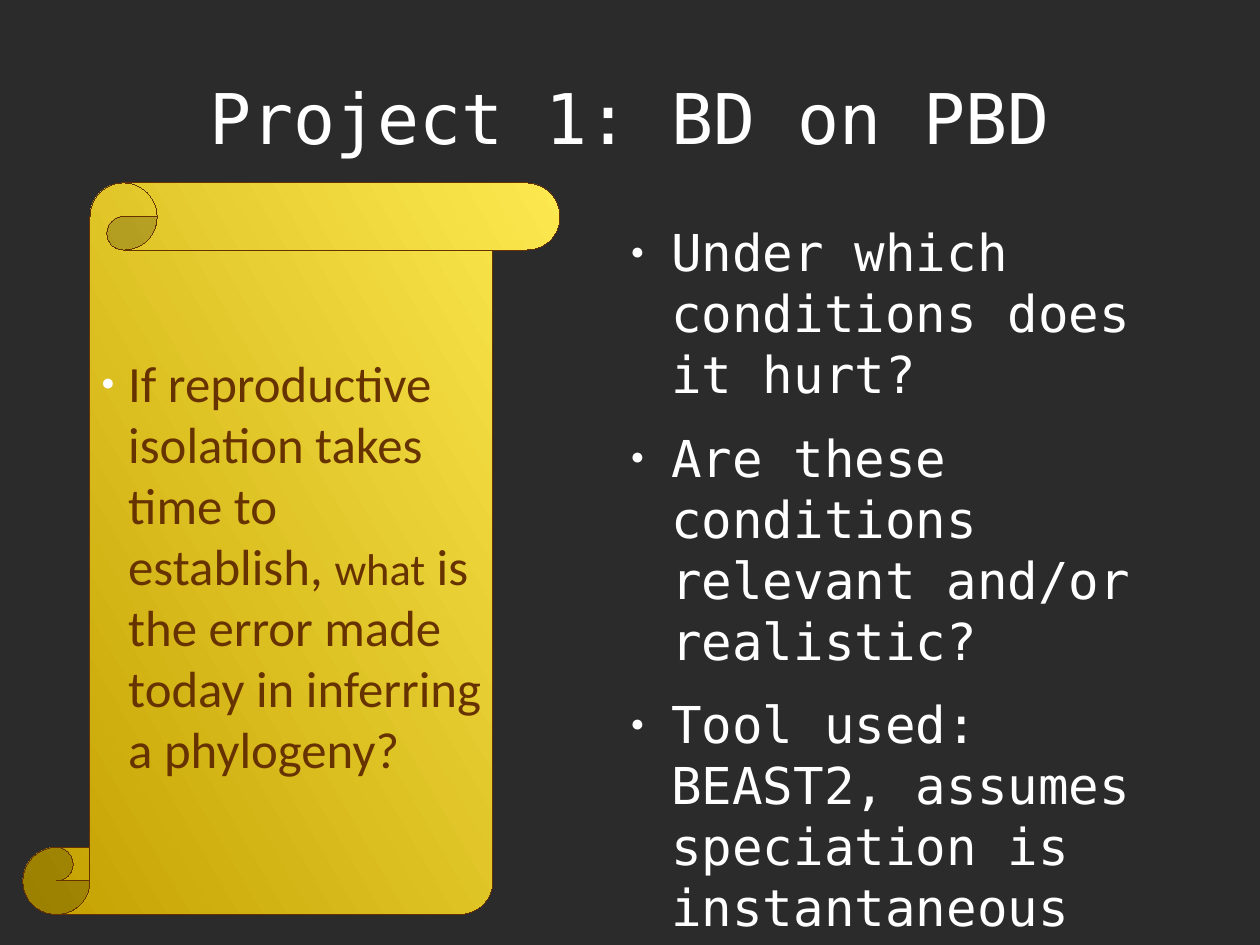
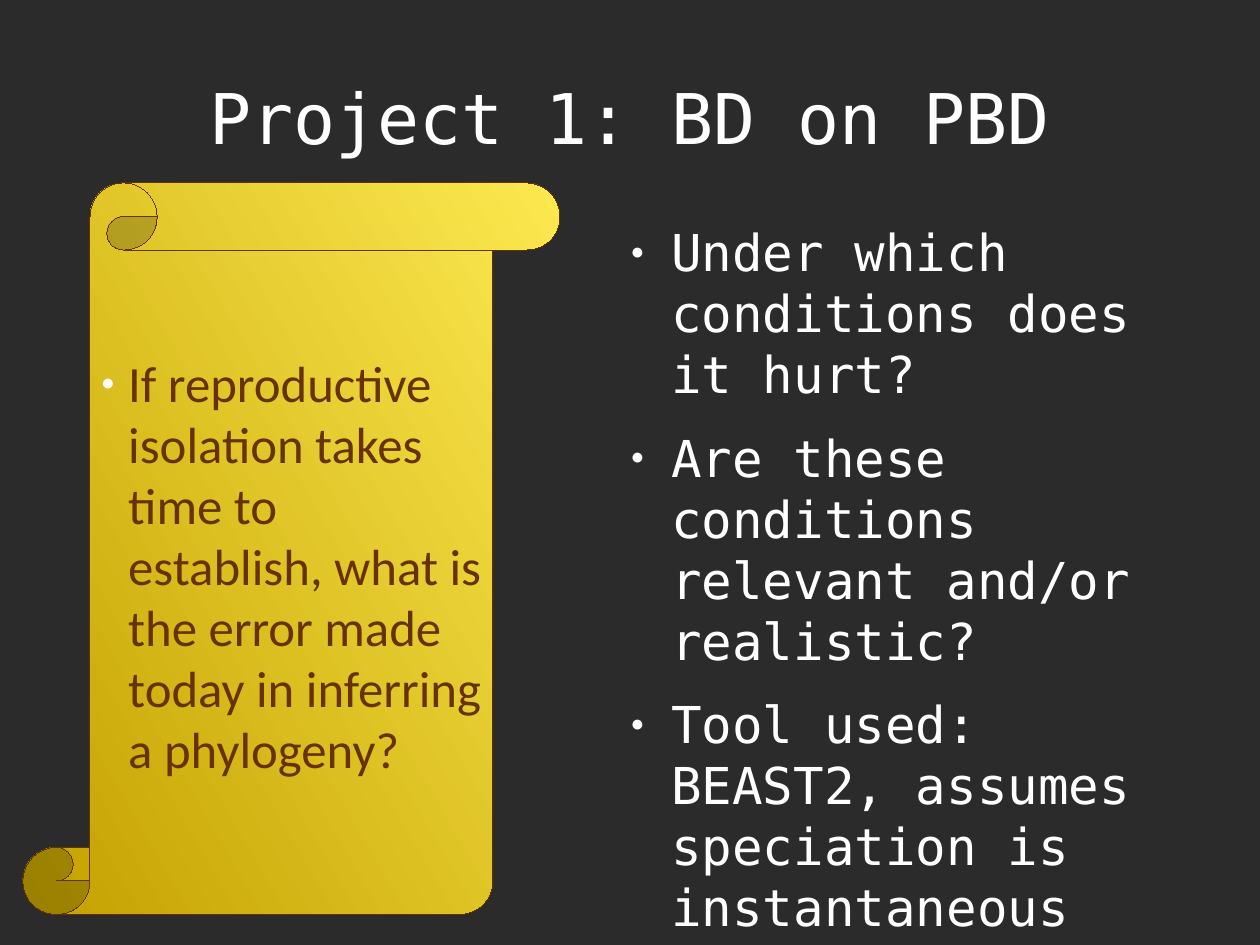
Before and after one commit to richelbilderbeek/Science, a slide deck: slide 3 of Bilderbeek20160926TeceMeeting/20160926TeceMeeting.odp. Drawn at 1260x945 pixels with LibreOffice and Linux fonts; fonts in the diff are those of the drawing; background and template pictures are left out; a plain dark background stands for a picture behind light text. Boxes give left, top, right and bottom in pixels: in the first picture for what was removed or moved away, otherwise in the second. Text is boxed around its words. In the diff, an @@ line names an element or a change of style, - is before the commit and + after.

```diff
--- a/Bilderbeek20160926TeceMeeting/20160926TeceMeeting.odp
+++ b/Bilderbeek20160926TeceMeeting/20160926TeceMeeting.odp
@@ vertical scroll "If reproductive isolation takes time ..." at box(23, 183, 560, 915): size 28 to 32 pt in "what" @@
```
Also in this commit, not shown: 1 other slide changed, 1 slide added, 1 other file.
